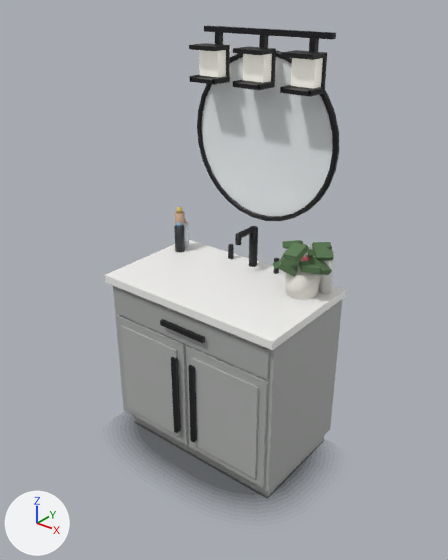
An edit to the glTF model scratchpad/baths/glb/bath1f_vanity.glb, drawn before and after from the same camera.
Rendered twice from a 50 mm camera at (2.22, -2.37, 2.21) aimed at (0.66, -0.42, 1.0). Every picture has the same lights, and +X, +Y and +Z are marked at lower left. The older version comes first.

Names of what the first picture shows: 'root'.
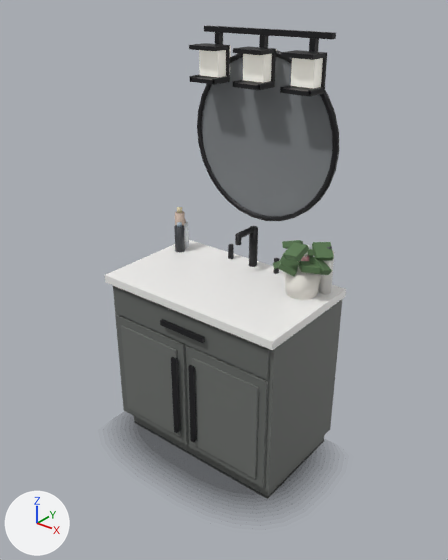
Changed parts and their boxes (x1, y1, x2, y2) in the pictures (448 x 560 px):
'root', recoloured
    both: (111, 54, 343, 501)

Diff of the bpy script that builds the scene:
```diff
--- a/scratchpad/baths/glb/bath1f_vanity.glb.py
+++ b/scratchpad/baths/glb/bath1f_vanity.glb.py
@@ mat_b1grey @@
 mat_b1grey = principled_material('b1grey')
-mat_b1grey.base_color = (0.434, 0.445, 0.434)  # grey #b0b2b0
+mat_b1grey.base_color = (0.156, 0.165, 0.156)  # grey #6e716e
 mat_b1grey.roughness = 0.62
@@ mat_b1greyf @@
 mat_b1greyf = principled_material('b1greyf')
-mat_b1greyf.base_color = (0.397, 0.407, 0.397)  # grey #a9aba9
+mat_b1greyf.base_color = (0.136, 0.144, 0.136)  # dark grey #676a67
 mat_b1greyf.roughness = 0.64
@@ mat_b1mir @@
 mat_b1mir = principled_material('b1mir')
-mat_b1mir.base_color = (0.823, 0.855, 0.871)  # white #eaeef0
+mat_b1mir.base_color = (0.202, 0.216, 0.227)  # grey #7c8083
 mat_b1mir.roughness = 0.86
```
